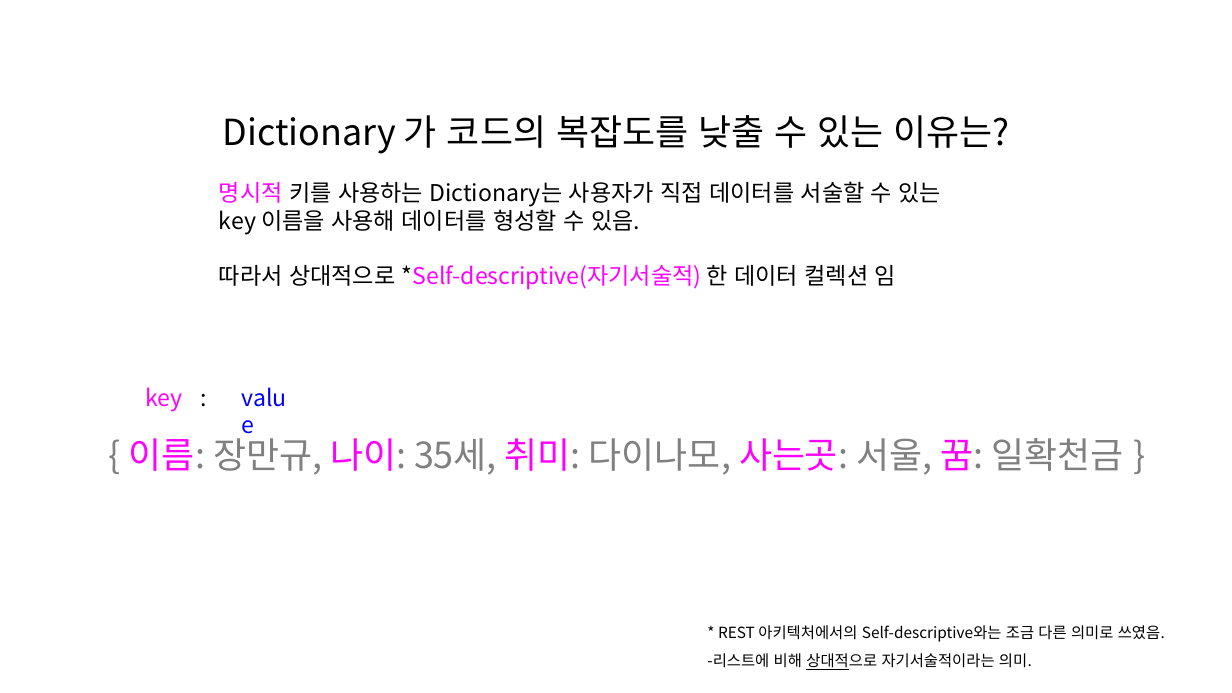
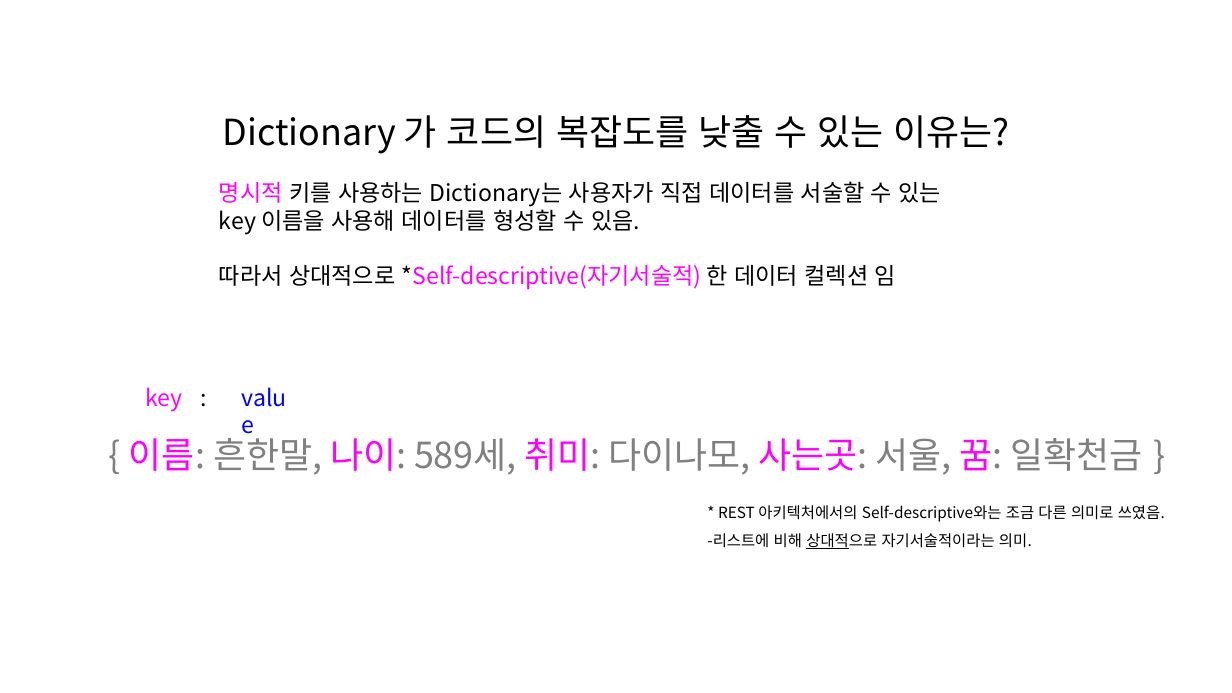
Before and after one commit to hnanmal/hnanmal_tistory, a slide deck: slide 22 of 20221109_다이나모에서 딕셔너리 활용하여 코드 복잡도 완화하기/documentum/블로그용.pptx (slide 20 before the commit). Drawn at 1232x693 pixels with LibreOffice and Linux fonts; fonts in the diff are those of the drawing. Boxes give left, top, right and bottom in pixels: in the first picture for what was removed or moved away, otherwise in the second. Text is boxed around its words. In the diff, an @@ line names an element or a change of style, - is before the commit and + after.

```diff
--- a/20221109_다이나모에서 딕셔너리 활용하여 코드 복잡도 완화하기/documentum/블로그용.pptx
+++ b/20221109_다이나모에서 딕셔너리 활용하여 코드 복잡도 완화하기/documentum/블로그용.pptx
@@ text at <box>129,432,1143,475</box>: text changed @@
-{ 이름: 장만규, 나이: 35세, 취미: 다이나모, 사는곳: 서울, 꿈: 일확천금 }
+{ 이름: 흔한말, 나이: 589세, 취미: 다이나모, 사는곳: 서울, 꿈: 일확천금 }
@@ text "* REST 아키텍처에서의 Self-descriptive와는 조금 ...": place and size @@
-text "* REST 아키텍처에서의 Self-descriptive와는 조금 ..." at <box>707,625,1165,670</box>
+text "* REST 아키텍처에서의 Self-descriptive와는 조금 ..." at <box>707,505,1165,549</box>
```
Also in this commit, not shown: 5 other slides changed.
